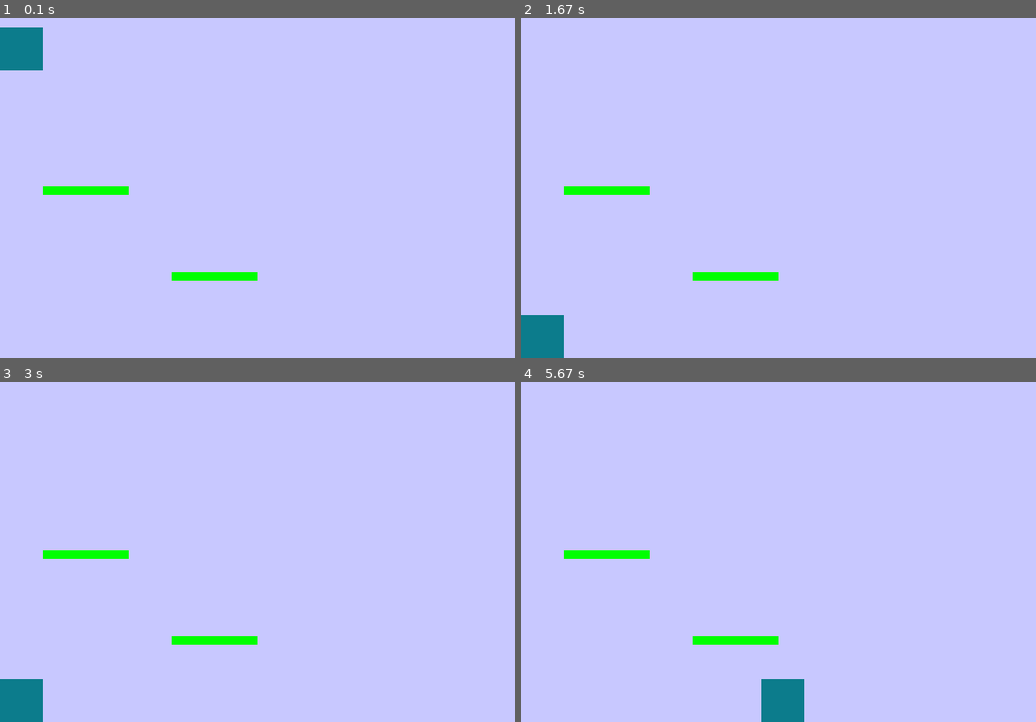
Above: before the commit, frames 1-4 (two rows, left to right).
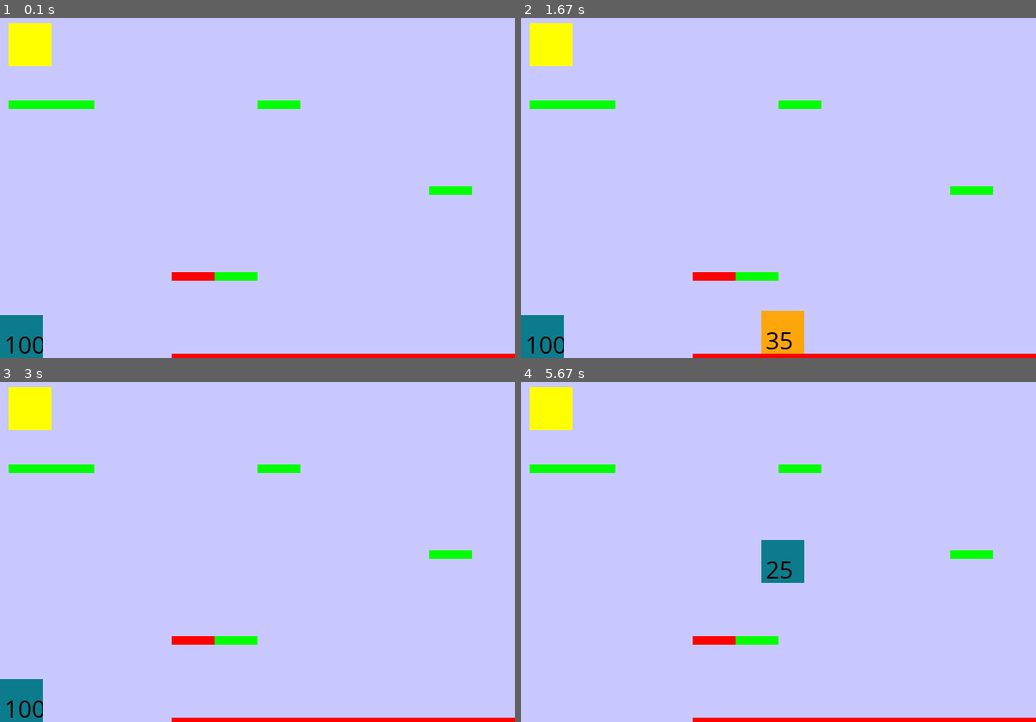
Above: after the commit, the same moments.

Repository: MKolman/pygame-test
Game: pygame game, started from main.py
Same seed, same stepped clock (60 frames per second), same inputs: the game is played once before the commit and once after it.
Inputs:
- Up to frame 1 (0.1 s): no input
- Up to frame 2 (1.67 s): hold Right 0.33-0.8 s; hold Up 0.83-1.13 s; hold W 0.83-1.13 s; hold Right 1.17-1.63 s; hold D 1.17-1.63 s
- Up to frame 3 (3 s): no input
- Up to frame 4 (5.67 s): hold Up 3-3.37 s; hold W 3-3.37 s; hold Right 3.4-4.03 s; hold D 3.4-4.03 s; hold Right 4.97-5.43 s; hold D 4.97-5.43 s; hold Up from 5.47 s (still down); hold W from 5.47 s (still down)

The runs differ from the first frame. In frame 1, 4.7% of the frame differs, in the area x 0-100%, y 1-100%; in frame 2, 4.5%; in frame 3, 3.5%; in frame 4, 5.4%, in the area x 1-100%, y 1-100%.

Commit message:
Added plato types

Diff:
--- a/main.py
+++ b/main.py
@@ -1,6 +1,10 @@
+import sys
 from random import randint
 import pygame
 from pygame.sprite import spritecollide as sc
+
+# Povejmo pygame naj se zažene
+pygame.init()
 
 # Velikost okna
 SIRINA = 600
@@ -17,6 +21,9 @@
     def __init__(self, up=pygame.K_UP, down=pygame.K_DOWN,
                  left=pygame.K_LEFT, right=pygame.K_RIGHT, ovire=None):
         super().__init__()
+        # Zapomnimo si življenje
+        self.ziv = 100
+
         # Shranimo si vse ovire v levelu
         self.ovire = ovire
 
@@ -28,8 +35,9 @@
 
         # Ustvari sliko igralca, ki je nakljucne barve
         self.image = pygame.Surface((50, 50))
-        self.image.fill((randint(0, 255), randint(0, 255), randint(0, 255)))
+        self.barva = (randint(0, 255), randint(0, 255), randint(0, 255))
         self.rect = self.image.get_rect()
+        self.narisi_me()
 
         # hitrosti igralca
         self.vx = 0
@@ -42,6 +50,15 @@
             self.right: False,
             self.left: False,
         }
+
+    # Metoda, ki izriše našo sliko na pravilno mesto zaslona
+    def narisi_me(self):
+        # Napolnimo se z barvo
+        self.image.fill(self.barva)
+        # Napišimo preostanek življenja
+        font = pygame.font.SysFont("comicsansms", 30)
+        text = font.render(str(self.ziv), True, (0, 0, 0))
+        self.image.blit(text, (5, 15))
 
     # Ali Igralec stoji na oviri (Tako vemo, ali lahko skoči)
     def na_oviri(self):
@@ -52,10 +69,17 @@
             # Če nismo dobili ovir, potem ne more stati na njih
             return False
         else:
+            # Premaknimo se za en pixel in poglejmo, če smo se zadeli ob kakšno
+            # oviro
             self.rect.y += 1
             rezultat = sc(self, self.ovire, False)
             self.rect.y -= 1
-            return rezultat
+            for ov in rezultat:
+                # Stik z oviro velja zgolj, če sicer stojimo nad njo
+                if self.rect.bottom <= ov.rect.top:
+                    return True
+            # Če nismo našli ovire na kateri smo, sporočimo False
+            return False
 
     # ko uporabnik pritisne ali spusti neko tipko ustrezno popravimo hitrosti
     def oznaci_pritisk(self, smer, status):
@@ -84,24 +108,35 @@
         # Najprej poglejmo premik v x smeri
         self.premik(self.vx, 0)
         # Poglejmo ali smo se ob premiku v x smer kam zaleteli
-        for ov in sc(self, self.ovire, False):
-            if self.vx > 0:
-                self.rect.right = ov.rect.left
-            else:
-                self.rect.left = ov.rect.right
-            self.vx = 0
+        # Ta del smo zakomentirali, saj želimo, prehodne ovire v smeri x-y
+        # for ov in sc(self, self.ovire, False):
+        #     if self.vx > 0:
+        #         self.rect.right = ov.rect.left
+        #     else:
+        #         self.rect.left = ov.rect.right
+        #     self.vx = 0
 
         # Naj se zgodi gravitacija
         self.vy += 1
-        # Sedaj porihtajmo še premik v y smeri
+        # Sedaj porihtajmo premik v y smeri
+        prejsnje_dno = self.rect.bottom
         self.premik(0, self.vy)
-        # Če se zabijemo v kakšno oviro se ustavimo
+        # Če se zabijemo v kakšno oviro:
         for ov in sc(self, self.ovire, False):
-            if self.vy > 0:
+            if ov.tip == 3:
+                # ovira tipa 3 je CILJ
+                print("Zmagal si")
+                sys.exit(0)
+            if self.vy > 0 and prejsnje_dno <= ov.rect.top:
+                # Če smo se zabili v oviro z zgornje strani, se ustavimo
                 self.rect.bottom = ov.rect.top
-            else:
-                self.rect.top = ov.rect.bottom
-            self.vy = 0
+                self.vy = 0
+            if ov.tip == 1:
+                # Ovira tipa 1 nas poškoduje
+                self.ziv -= 5
+        if self.ziv <= 0:
+            self.umri()
+        self.narisi_me()
 
     # Pomozna funkcija, ki premakne igralca in poskrbi, da ne gre iz ekrana
     def premik(self, x, y):
@@ -109,37 +144,67 @@
         self.rect.y += y
         self.rect.x = max(self.rect.x, 0)
         self.rect.right = min(self.rect.right, SIRINA)
-        if self.rect.y < 0:
-            self.rect.y = 0
-            self.vy = 0
+        # if self.rect.y < 0:
+        #     self.rect.y = 0
+        #     self.vy = 0
+        # self.rect.y = max(self.rect.y, 0)
         if self.rect.bottom > VISINA:
             self.rect.bottom = VISINA
             self.vy = 0
 
+    def umri(self):
+        self.rect.left = 0
+        self.rect.bottom = VISINA
+        self.ziv = 100
+        self.vx = 0
+        self.vy = 0
+
 
 class Plato(pygame.sprite.Sprite):
-    """ Ravna podlaga po kateri lahko igralci skacejo. """
-
+    """ Ravna podlaga po kateri lahko igralci skacejo.
+    Obstaja več tipov platojev
+        0: Navaden plato skozi katerega lahko gremo od spodaj,
+        1: Plato, ki nas poskoduje,
+        2: Plato skozi katerega nikakor ne moremo,
+        3: Cilj,
+    """
     # Vse kar potrebujemo so položaj (x, y) in dimenzije (w, h)
-    def __init__(self, x=100, y=300, w=200, h=10):
+    def __init__(self, x=100, y=300, w=200, h=10, tip=0):
         super().__init__()
         self.image = pygame.Surface((w, h))
-        self.image.fill((0, 255, 0))
+        if tip == 0:
+            self.image.fill((0, 255, 0))
+        elif tip == 1:
+            self.image.fill((255, 0, 0))
+        elif tip == 3:
+            self.image.fill((255, 255, 0))
+
         self.rect = self.image.get_rect()
         self.rect.x = x
         self.rect.y = y
+        self.tip = tip
 
 
 # Naredimo nekaj odskočišč za igralce in jih poimenujemo "level"
 level = pygame.sprite.Group()
-level.add(Plato(50, 200, 100, 10))
-level.add(Plato(200, 300, 100, 10))
+# Cilj
+level.add(Plato(10, 10, 50, 50, 3))
+# Nevarnosti
+level.add(Plato(200, 395, 400, 10, 1))
+level.add(Plato(200, 300, 50, 10, 1))
+# Odskocisca
+level.add(Plato(250, 300, 50, 10))
+level.add(Plato(500, 200, 50, 10))
+level.add(Plato(300, 100, 50, 10))
+level.add(Plato(10, 100, 100, 10))
 # Spodaj dodamo še: level.draw(ekran)
 
 # Ustvarimo dva igralca, vsakega s svojim setom ukaznih tipk
 igralec = Igralec(pygame.K_w, pygame.K_s,
                   pygame.K_a, pygame.K_d, ovire=level)
 igralec2 = Igralec(ovire=level)
+igralec.rect.bottom = VISINA
+igralec2.rect.bottom = VISINA
 
 # Oba igralca dodamo v skupino, da ju lazje skupaj risemo in posodabljamo
 igra_skupina = pygame.sprite.Group()
